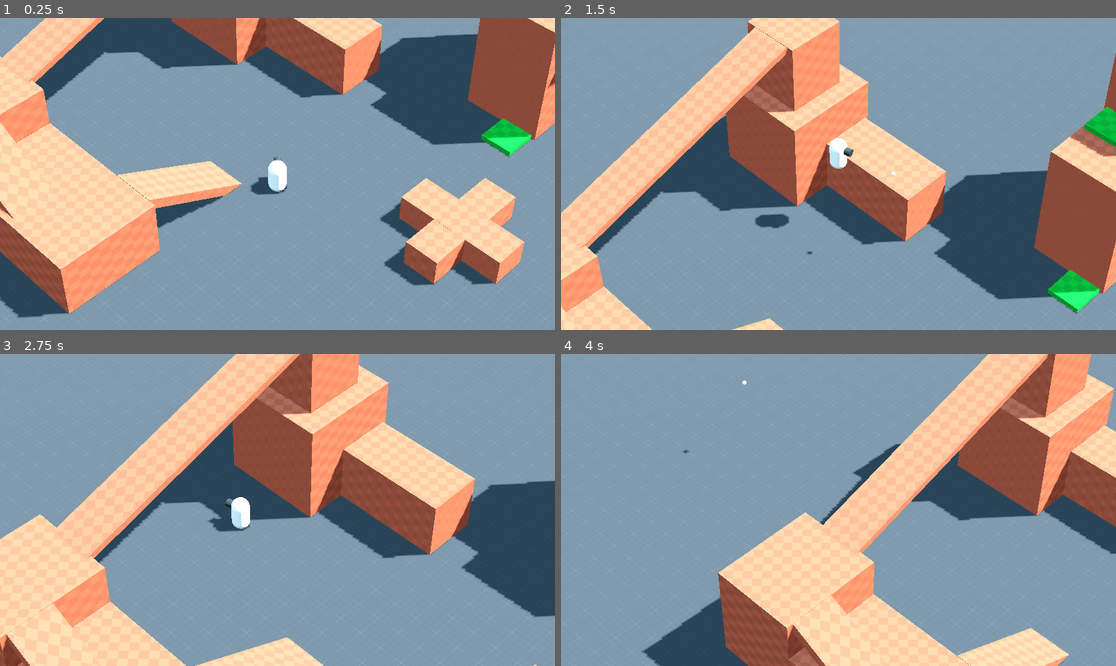
Above: before the commit, frames 1-4 (two rows, left to right).
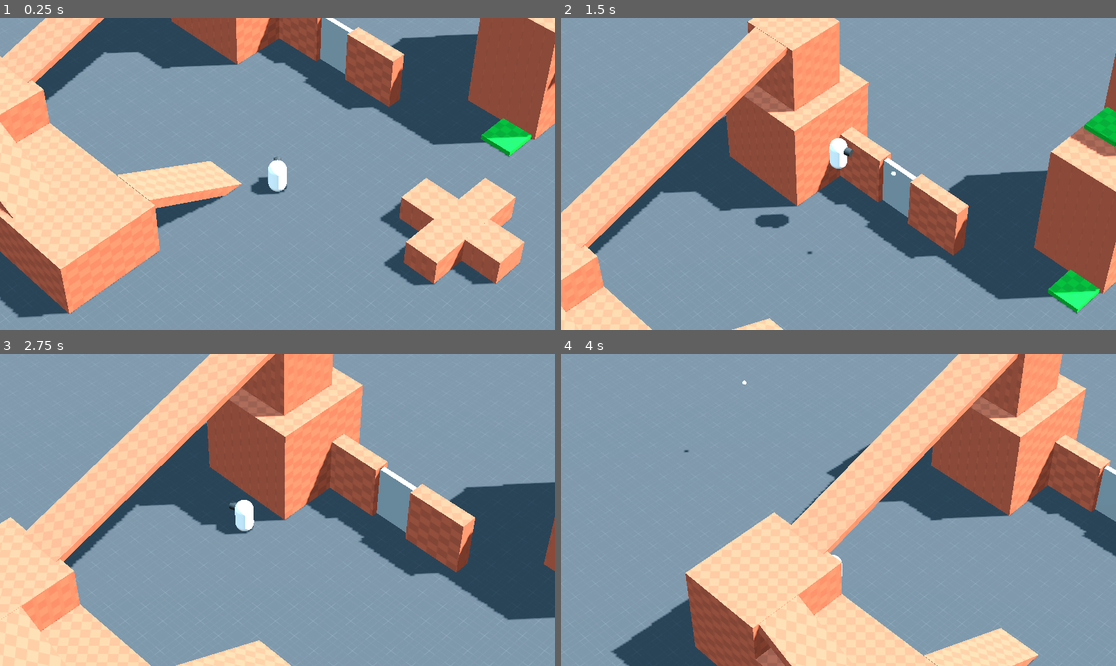
Above: after the commit, the same moments.

Repository: leonskalczynski/3DIsoGameTest
Game: Godot game, scene res://Scenes/main.tscn
Two runs of this game, one before a commit and one after it. Both use one fixed random seed, a clock stepped at 60 frames per second and the inputs below.
Inputs (mouse positions are in pixels of both pictures, inside the frame that each line leads up to):
- Up to frame 1 (0.25 s): no input
- Up to frame 2 (1.5 s): move the mouse to (810, 236) at 0.52 s; hold W (north) from 0.53 s (still down); tap E (interact, bound only after the commit) at 0.6 s; tap Space (jump) at 0.77 s; move the mouse to (1005, 220) at 1.27 s; click (1005, 220) at 1.35 s
- Up to frame 3 (2.75 s): tap Space (jump) at 1.52 s; tap E (interact, bound only after the commit) at 1.55, 2.1 s; move the mouse to (111, 463) at 2.02 s; release W (north) at 2.03 s; hold A (west) from 2.03 s (still down)
- Up to frame 4 (4 s): move the mouse to (866, 510) at 2.77 s; tap E (interact, bound only after the commit) at 2.85, 3.8 s; tap Space (jump) at 3.02, 3.77 s; move the mouse to (755, 432) at 3.52 s; release A (west) at 3.53 s; press the mouse at (755, 432) at 3.53 s; hold S (south) from 3.53 s (still down)

The runs differ from the first frame. In frame 1, 5.1% of the frame differs, in the area x 3-100%, y 0-71%; in frame 2, 6.5%; in frame 3, 26%, in the area x 0-100%, y 0-100%; in frame 4, 24%.

Commit message:
Add files via upload

Diff:
--- /dev/null
+++ b/Materials/DoorMaterial.tres
@@ -0,0 +1,4 @@
+[gd_resource type="StandardMaterial3D" format=3 uid="uid://rg8pnfnqwn0h"]
+
+[resource]
+subsurf_scatter_strength = 0.9
--- /dev/null
+++ b/Scenes/door.tscn
@@ -0,0 +1,39 @@
+[gd_scene load_steps=5 format=3 uid="uid://bmpty7rj7fy0u"]
+
+[ext_resource type="Script" path="res://Scripts/Door.gd" id="1_4lb38"]
+
+[sub_resource type="BoxMesh" id="BoxMesh_sl5jl"]
+
+[sub_resource type="BoxShape3D" id="BoxShape3D_0tblm"]
+size = Vector3(0.7, 1, 0.1)
+
+[sub_resource type="BoxShape3D" id="BoxShape3D_axgq6"]
+size = Vector3(0.753, 1, 2.44)
+
+[node name="Door" type="Node3D"]
+transform = Transform3D(3.25, 0, 0, 0, 3.25, 0, 0, 0, 3.25, 0, 0, 0)
+script = ExtResource("1_4lb38")
+
+[node name="TurningPoint" type="StaticBody3D" parent="."]
+transform = Transform3D(1, 0, 0, 0, 1, 0, 0, 0, 1, -0.35, 0, 0)
+
+[node name="MeshInstance3D" type="MeshInstance3D" parent="TurningPoint"]
+transform = Transform3D(0.7, 0, 0, 0, 1, 0, 0, 0, 0.1, 0.35, 0, 0)
+mesh = SubResource("BoxMesh_sl5jl")
+skeleton = NodePath("../..")
+
+[node name="CollisionShape3D" type="CollisionShape3D" parent="TurningPoint"]
+transform = Transform3D(1, 0, 0, 0, 1, 0, 0, 0, 1, 0.35, 0, 0)
+shape = SubResource("BoxShape3D_0tblm")
+
+[node name="Marker3D" type="Marker3D" parent="TurningPoint"]
+
+[node name="BodyDetector" type="Area3D" parent="."]
+collision_layer = 0
+collision_mask = 4
+
+[node name="CollisionShape3D" type="CollisionShape3D" parent="BodyDetector"]
+shape = SubResource("BoxShape3D_axgq6")
+
+[connection signal="body_shape_entered" from="BodyDetector" to="." method="_on_body_detector_body_shape_entered"]
+[connection signal="body_shape_exited" from="BodyDetector" to="." method="_on_body_detector_body_shape_exited"]
--- a/Scenes/main.tscn
+++ b/Scenes/main.tscn
@@ -9,6 +9,8 @@
 [ext_resource type="Material" uid="uid://btiipn4n3uegk" path="res://Materials/PlayerMaterial.tres" id="5_lya3l"]
 [ext_resource type="Script" path="res://Scripts/Clock.gd" id="7_w2xij"]
 [ext_resource type="PackedScene" uid="uid://0a6jxjtrn6nq" path="res://Scenes/moving_cube.tscn" id="9_5iqb6"]
+[ext_resource type="PackedScene" uid="uid://bmpty7rj7fy0u" path="res://Scenes/door.tscn" id="10_27hy8"]
+[ext_resource type="Script" path="res://Scripts/UI.gd" id="11_4pasr"]
 
 [sub_resource type="CapsuleMesh" id="CapsuleMesh_fy3xt"]
 
@@ -135,7 +137,10 @@
 transform = Transform3D(2.93752, 0, 0, 0, 1.68338, 0, 0, 0, 4.52568, -10.0087, 1, 3.46916)
 
 [node name="Cube5" parent="Map" instance=ExtResource("3_uta5k")]
-transform = Transform3D(1.59666, 0, 0, 0, 1.707, 0, 0, 0, 3.32459, 10.1182, 1, 3.09032)
+transform = Transform3D(0.471592, 0, 0, 0, 1.707, 0, 0, 0, 1.74325, 10.1182, 1, 7.29867)
+
+[node name="Cube14" parent="Map" instance=ExtResource("3_uta5k")]
+transform = Transform3D(0.471592, 0, 0, 0, 1.707, 0, 0, 0, 1.74325, 10.1182, 1, 1.43516)
 
 [node name="Cube2" parent="Map" instance=ExtResource("3_uta5k")]
 transform = Transform3D(1.80641, 0, 0, 0, 2.18082, 0, 0, 0, 1.80641, 9, 7.02137, -3)
@@ -163,9 +168,8 @@
 rotation_mode = 0
 tilt_enabled = false
 
-[node name="MovingCube" parent="Map/Path3D/PathFollow3D" node_paths=PackedStringArray("player", "path_follow") instance=ExtResource("9_5iqb6")]
-player = NodePath("../../../../Player")
-duration = 3.0
+[node name="MovingCube" parent="Map/Path3D/PathFollow3D" node_paths=PackedStringArray("path_follow") instance=ExtResource("9_5iqb6")]
+duration = 2.0
 path_follow = NodePath("..")
 
 [node name="Path3D3" type="Path3D" parent="Map"]
@@ -176,20 +180,43 @@
 rotation_mode = 0
 tilt_enabled = false
 
-[node name="MovingCube" parent="Map/Path3D3/PathFollow3D" node_paths=PackedStringArray("player", "path_follow") instance=ExtResource("9_5iqb6")]
-player = NodePath("../../../../Player")
-duration = 3.0
+[node name="MovingCube" parent="Map/Path3D3/PathFollow3D" node_paths=PackedStringArray("path_follow") instance=ExtResource("9_5iqb6")]
+duration = 2.0
 path_follow = NodePath("..")
 
 [node name="Path3D2" type="Path3D" parent="Map"]
-transform = Transform3D(1, 0, 0, 0, 1, 0, 0, 0, 1, 16.8121, 8.35654, 17.76)
+transform = Transform3D(1, 0, 0, 0, 1, 0, 0, 0, 1, 16.8121, 8.35654, 17.7972)
 curve = SubResource("Curve3D_qhk6g")
 
 [node name="PathFollow3D" type="PathFollow3D" parent="Map/Path3D2"]
 rotation_mode = 0
 tilt_enabled = false
 
-[node name="MovingCube" parent="Map/Path3D2/PathFollow3D" node_paths=PackedStringArray("player", "path_follow") instance=ExtResource("9_5iqb6")]
-player = NodePath("../../../../Player")
+[node name="MovingCube" parent="Map/Path3D2/PathFollow3D" node_paths=PackedStringArray("path_follow") instance=ExtResource("9_5iqb6")]
 duration = 3.0
 path_follow = NodePath("..")
+
+[node name="Door" parent="Map" instance=ExtResource("10_27hy8")]
+transform = Transform3D(4.26186e-07, 0, -3.25, 0, 3.25, 0, 3.25, 0, 4.26186e-07, 10.1139, 2.6813, 4.36346)
+duration = 0.7
+
+[node name="UI" type="Control" parent="."]
+layout_mode = 3
+anchors_preset = 0
+offset_right = 1152.0
+offset_bottom = 648.0
+script = ExtResource("11_4pasr")
+
+[node name="HintText" type="Label" parent="UI"]
+visible = false
+layout_mode = 1
+anchors_preset = -1
+anchor_top = 0.563
+anchor_right = 1.0
+anchor_bottom = 1.0
+offset_top = 0.175995
+grow_horizontal = 2
+grow_vertical = 2
+text = "Press E to interact"
+horizontal_alignment = 1
+vertical_alignment = 1
--- a/Scenes/moving_cube.tscn
+++ b/Scenes/moving_cube.tscn
@@ -27,7 +27,7 @@
 surface_material_override/0 = ExtResource("2_tyjuo")
 
 [node name="BodyDetector" type="Area3D" parent="."]
-collision_layer = 4
+collision_layer = 0
 collision_mask = 4
 
 [node name="CollisionShape3D" type="CollisionShape3D" parent="BodyDetector"]
--- /dev/null
+++ b/Scripts/Door.gd
@@ -0,0 +1,45 @@
+extends Node3D
+
+@onready var ui : Control = $"../..".get_node("UI")
+@onready var turning_point : StaticBody3D = get_node("TurningPoint")
+@onready var player : = $"../..".get_node("Player")
+#@onready var body_detector : Area3D = get_node("BodyDetector")
+
+@export var duration : float = 1.25
+
+@export var desired_rotations : Array[float] = [0.0, 90.0]
+
+var current_rotation : float = 0
+
+var bodies : Array[Node3D] = []
+
+
+func _physics_process(delta):
+	if Input.is_action_just_pressed("interact"):
+		if player in bodies:
+			turn_door()
+
+
+func turn_door():
+	var next_rotation : float = current_rotation + 1
+	if next_rotation >= desired_rotations.size():
+		next_rotation = 0
+
+	var tween : Tween = create_tween()
+	tween.set_trans(Tween.TRANS_BOUNCE)
+	tween.set_ease(Tween.EASE_OUT)
+	tween.tween_property(turning_point, "rotation_degrees:y", desired_rotations[next_rotation], duration)
+	current_rotation = next_rotation
+
+
+func _on_body_detector_body_shape_entered(body_rid, body, body_shape_index, local_shape_index):
+	if body not in bodies:
+		bodies.append(body)
+		if body == player:
+			ui.display_interact_text()
+
+
+func _on_body_detector_body_shape_exited(body_rid, body, body_shape_index, local_shape_index):
+	bodies.erase(body)
+	if body == player:
+		ui.hide_interact_text()
--- a/Scripts/PathFollower.gd
+++ b/Scripts/PathFollower.gd
@@ -1,6 +1,7 @@
 extends StaticBody3D
 
-@export var player : Node3D
+@onready var ui : Control = $"../../../..".get_node("UI")
+@onready var player : = $"../../../..".get_node("Player")
 @onready var body_detector : Area3D = get_node("BodyDetector")
 
 @export var duration : float = 4.0
@@ -13,15 +14,16 @@
 var bodies : Array[Node3D] = []
 
 
-func _on_body_detector_body_shape_entered(body_rid, body, body_shape_index, local_shape_index):
-	if body not in bodies:
-		bodies.append(body)
-	if body != player: return
+func _physics_process(delta):
+	if Input.is_action_just_pressed("interact"):
+		if player in bodies:
+			follow_path()
 
+
+func follow_path():
 	var next_location : float = current_location + 1
 	if next_location >= desired_locations.size():
 		next_location = 0
-	print(str(next_location))
 
 	var tween : Tween = create_tween()
 	tween.set_trans(Tween.TRANS_SINE)
@@ -30,5 +32,15 @@
 	current_location = next_location
 
 
+
+func _on_body_detector_body_shape_entered(body_rid, body, body_shape_index, local_shape_index):
+	if body not in bodies:
+		bodies.append(body)
+		if body == player:
+			ui.display_interact_text()
+
+
 func _on_body_detector_body_shape_exited(body_rid, body, body_shape_index, local_shape_index):
 	bodies.erase(body)
+	if body == player:
+		ui.hide_interact_text()
--- /dev/null
+++ b/Scripts/UI.gd
@@ -0,0 +1,11 @@
+extends Control
+
+@onready var hint_text : Label = get_node("HintText")
+
+
+func display_interact_text():
+	hint_text.text = "Press E to interact"
+	hint_text.show()
+
+func hide_interact_text():
+	hint_text.hide()
--- a/project.godot
+++ b/project.godot
@@ -52,6 +52,12 @@
 , Object(InputEventMouseButton,"resource_local_to_scene":false,"resource_name":"","device":-1,"window_id":0,"alt_presse …(249 unchanged characters)…
 ]
 }
+interact={
+"deadzone": 0.5,
+"events": [Object(InputEventKey,"resource_local_to_scene":false,"resource_name":"","device":-1,"window_id":0,"alt_pressed":false,"shift_pressed":false,"ctrl_pressed":false,"meta_pressed":false,"pressed":false,"keycode":0,"physical_keycode":69,"key_label":0,"unicode":101,"echo":false,"script":null)
+, Object(InputEventKey,"resource_local_to_scene":false,"resource_name":"","device":-1,"window_id":0,"alt_pressed":false,"shift_pressed":false,"ctrl_pressed":false,"meta_pressed":false,"pressed":false,"keycode":0,"physical_keycode":70,"key_label":0,"unicode":102,"echo":false,"script":null)
+]
+}
 
 [rendering]
 
Not shown: 1 places in Scenes/main.tscn that only renumber resources
